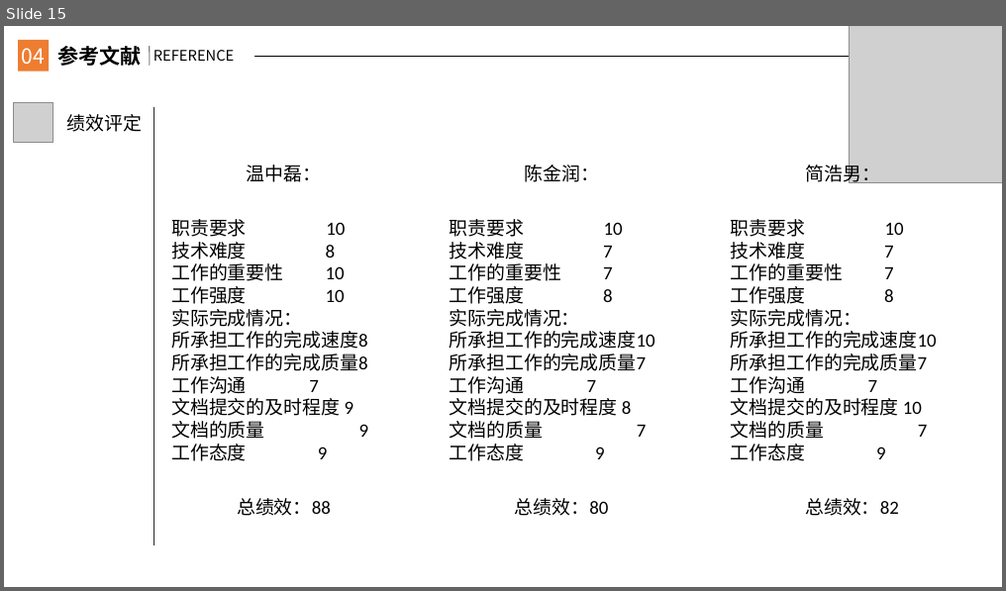
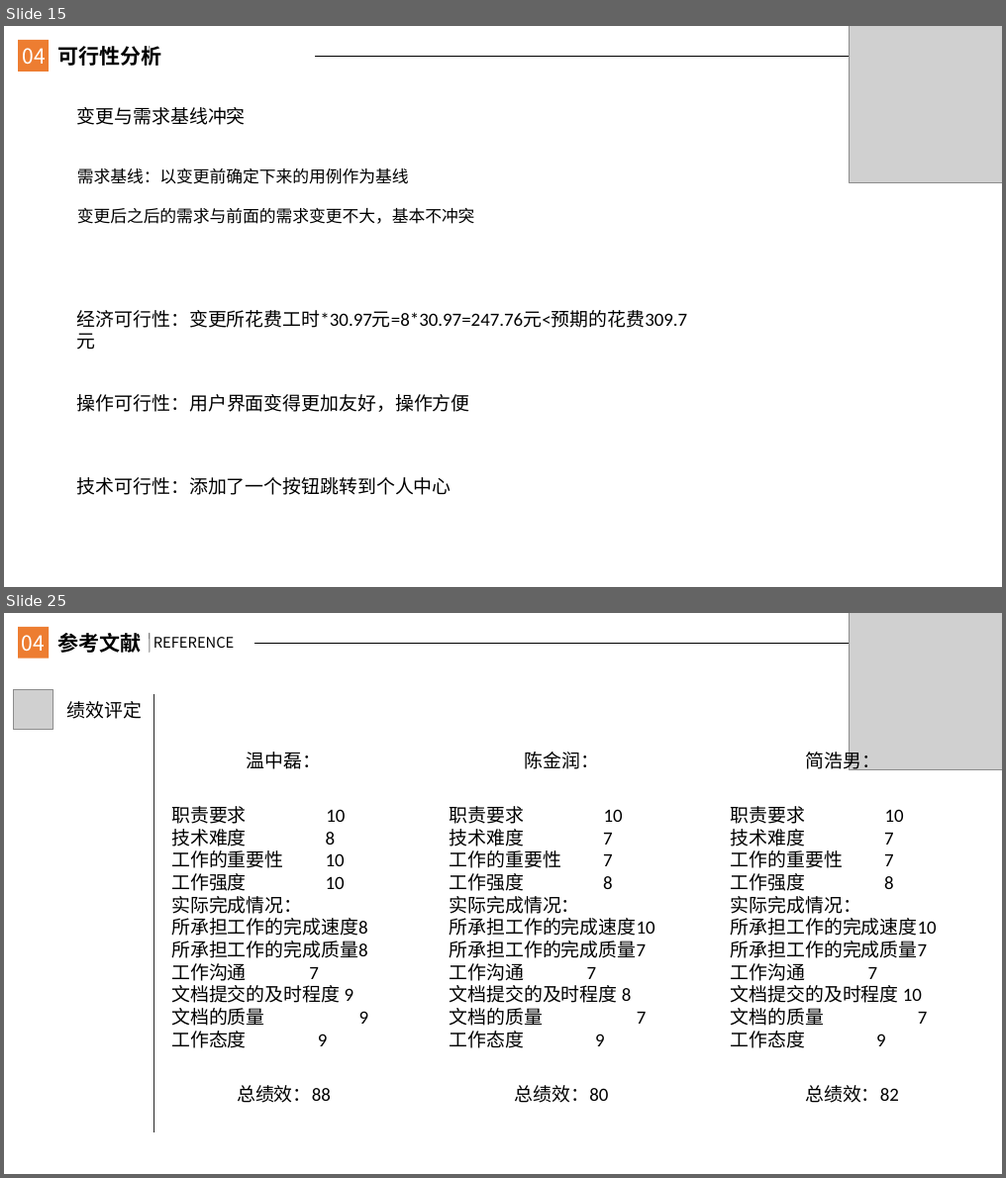
Before and after one commit to JanHonan/store, a slide deck: G2/软件工程系列课程教学辅助网站/非受控文档/楼静靓/PRD2017-G2-需求变更管理ppt.pptx. Shown one above the other, each under a label of ours: slide 15 before the commit, slides 15 and 25 after it; the slides between them are not shown. The pictures are 1006x591 and 1006x1178 pixels, drawn with LibreOffice and Linux fonts; fonts in the diff are those of the drawing; grey boxes stand for pictures. Boxes give left, top, right and bottom in pixels: in the first picture for what was removed or moved away, otherwise in the second. Text is boxed around its words. In the diff, an @@ line names an element or a change of style, - is before the commit and + after.

Commit message:
楼静靓 2018-01-13 修改需求变更管理ppt

```diff
--- a/G2/软件工程系列课程教学辅助网站/非受控文档/楼静靓/PRD2017-G2-需求变更管理ppt.pptx
+++ b/G2/软件工程系列课程教学辅助网站/非受控文档/楼静靓/PRD2017-G2-需求变更管理ppt.pptx
@@ slide 15 added at [4,26,1002,587], background #FFFFFF @@
@@ rectangle added at [18,40,49,71], fill #ED7D31 @@
@@ text added at [23,48,46,64], 20 pt, text #FFFFFF @@
+04
@@ text added at [58,46,162,66], 20 pt, text #000000, bold @@
+可行性分析
@@ line added from (150, 46) to (150, 65), #000000 1 pt @@
@@ picture added at [848,26,1002,182] @@
@@ line added from (316, 56) to (1002, 56), #000000 0.5 pt @@
@@ text added at [77,107,246,125], 18 pt, text #000000 @@
+变更与需求基线冲突
@@ text added at [77,169,475,224], 16 pt, text #000000 @@
+需求基线：以变更前确定下来的用例作为基线
+变更后之后的需求与前面的需求变更不大，基本不冲突
@@ text added at [77,310,687,328], 18 pt, text #000000 @@
+经济可行性：变更所花费工时*30.97元=8*30.97=247.76元<预期的花费309.7元
@@ text added at [77,394,470,412], 18 pt, text #000000 @@
+操作可行性：用户界面变得更加友好，操作方便
@@ text added at [77,477,451,495], 18 pt, text #000000 @@
+技术可行性：添加了一个按钮跳转到个人中心
@@ what was slide 15 is now slide 25 @@
```
Also in this commit, not shown: 9 slides changed, 13 other slides added, 4 slides removed.
